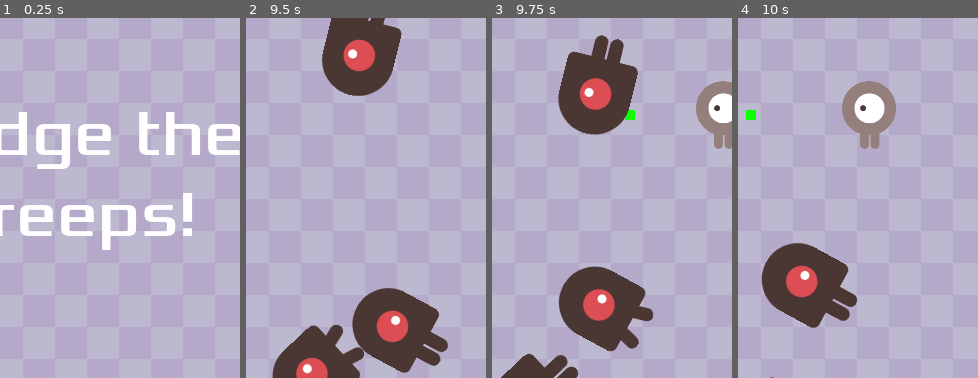
Above: before the commit, frames 1-4 (left to right).
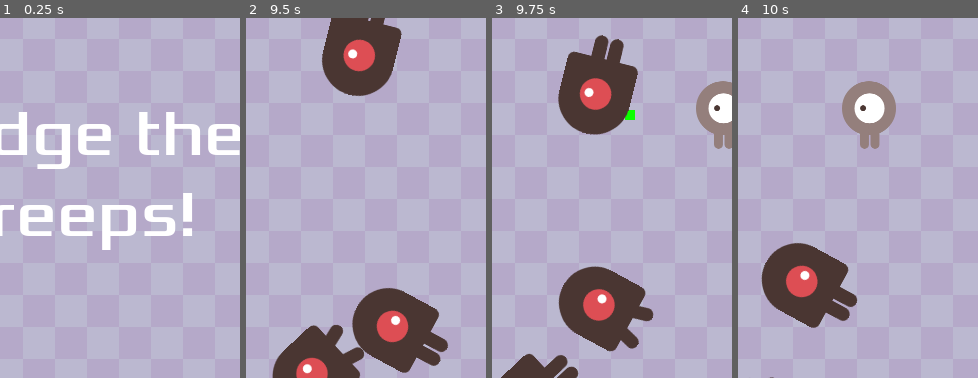
Above: after the commit, the same moments.

Repository: iequalsone/Dodge-the-Creeps
Game: Godot game, scene res://scenes/main.tscn
Two runs of this game, one before a commit and one after it. Both use one fixed random seed, a clock stepped at 60 frames per second and the inputs below.
Inputs:
- Up to frame 1 (0.25 s): no input
- Up to frame 2 (9.5 s): click "Start" at 0.5 s; tap Enter at 1.25 s; hold Space (shoot_projectile) 1.28-2.03 s; hold Up (move_up) 1.28-2.78 s; tap Space (shoot_projectile) every 1.5 s from 2.1 to 8.1 s; hold Space (shoot_projectile) 2.78-3.53 s; hold Left (move_left) 2.78-4.28 s; hold Down (move_down) 4.28-5.03 s; hold Space (shoot_projectile) 4.28-5.03 s; hold Right (move_right) 5.03-5.78 s; hold Up (move_up) 5.78-6.53 s; hold Space (shoot_projectile) 5.78-6.53 s; hold Right (move_right) 6.53-8.78 s; hold Space (shoot_projectile) 7.28-8.03 s; hold Down (move_down) from 8.78 s (still down); hold Space (shoot_projectile) from 8.78 s (still down)
- Up to frame 3 (9.75 s): release Down (move_down) at 9.53 s; release Space (shoot_projectile) at 9.53 s; hold Left (move_left) from 9.53 s (still down); tap Space (shoot_projectile) at 9.6 s
- Up to frame 4 (10 s): keep holding Left (move_left)
The pictures show only the part of the screen within x 35-85%, y 28-78%; the shares and areas given below are measured in that part.

Frames 1-3 are identical in both runs. In frame 4, 0.1% of the frame differs, in the area x 3-8%, y 25-29%.

Commit message:
fix projectile

Diff:
--- a/scripts/hud.gd
+++ b/scripts/hud.gd
@@ -30,6 +30,8 @@
 	await get_tree().create_timer(1.0).timeout
 	$StartButton.show()
 
+func get_score() -> String:
+	return $ScoreLabel.text
 
 func update_score(score):
 	$ScoreLabel.text = str(score)
--- a/scripts/projectile.gd
+++ b/scripts/projectile.gd
@@ -27,3 +27,4 @@
 
 func _on_body_entered(body: Node2D) -> void:
 	body.die()
+	queue_free()
